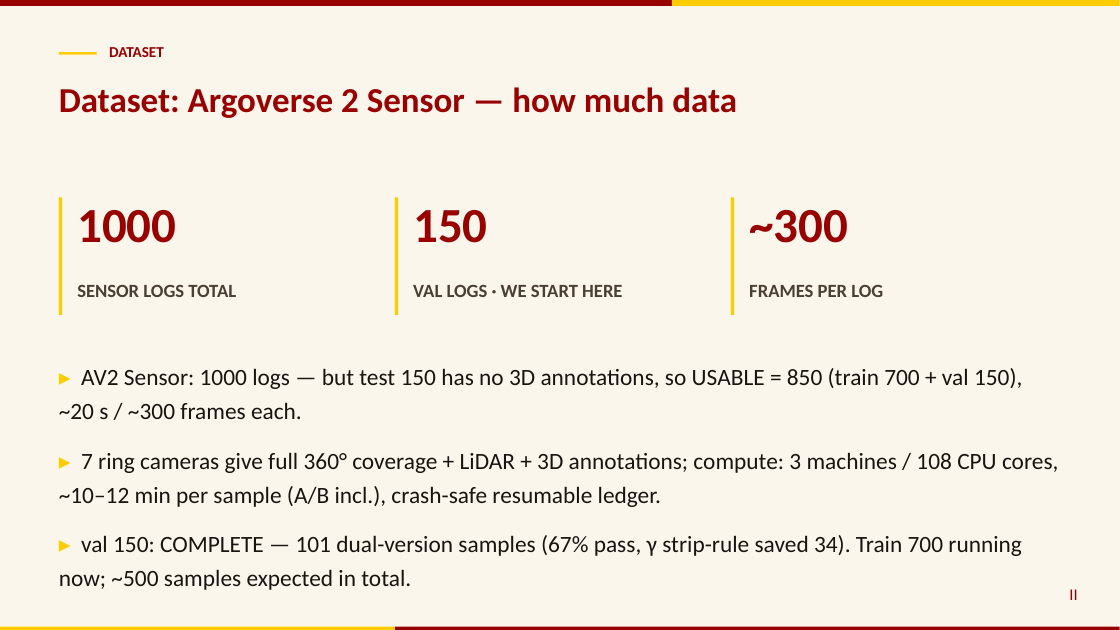
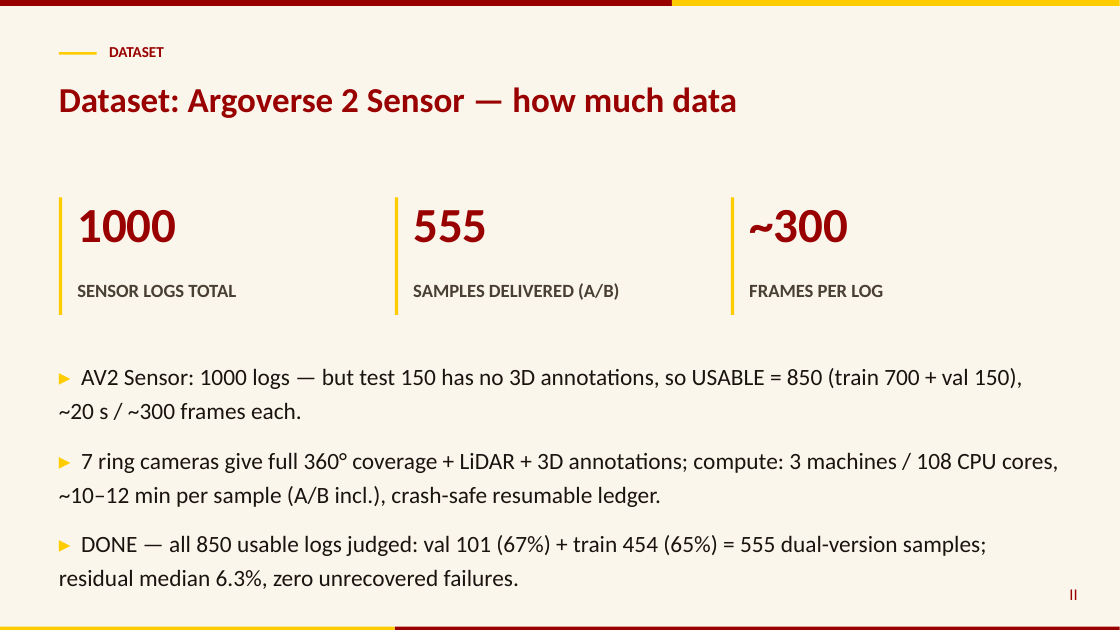
Before and after one commit to QiPan-Ronnie/Waymo2Panorama, a slide deck: slide 2 of meeting/7.15_meeting with BOSCH/Waymo2Pano_BOSCH_dataset_2026-07-15.pptx. Drawn at 1120x630 pixels with LibreOffice and Linux fonts; fonts in the diff are those of the drawing. Boxes give left, top, right and bottom in pixels: in the first picture for what was removed or moved away, otherwise in the second. Text is boxed around its words. In the diff, an @@ line names an element or a change of style, - is before the commit and + after.

```diff
--- a/meeting/7.15_meeting with BOSCH/Waymo2Pano_BOSCH_dataset_2026-07-15.pptx
+++ b/meeting/7.15_meeting with BOSCH/Waymo2Pano_BOSCH_dataset_2026-07-15.pptx
@@ text at <box>413,210,487,243</box>: text changed @@
-150
+555
@@ text at <box>413,283,619,300</box>: text changed @@
-VAL LOGS · WE START HERE
+SAMPLES DELIVERED (A/B)
@@ text at <box>59,535,987,589</box>: text changed @@
-▸ val 150: COMPLETE — 101 dual-version samples (67% pass, γ strip-rule saved 34). Train 700 running now; ~500 samples expected in total.
+▸ DONE — all 850 usable logs judged: val 101 (67%) + train 454 (65%) = 555 dual-version samples; residual median 6.3%, zero unrecovered failures.
```
Also in this commit, not shown: 3 other slides changed, 1 other file.
